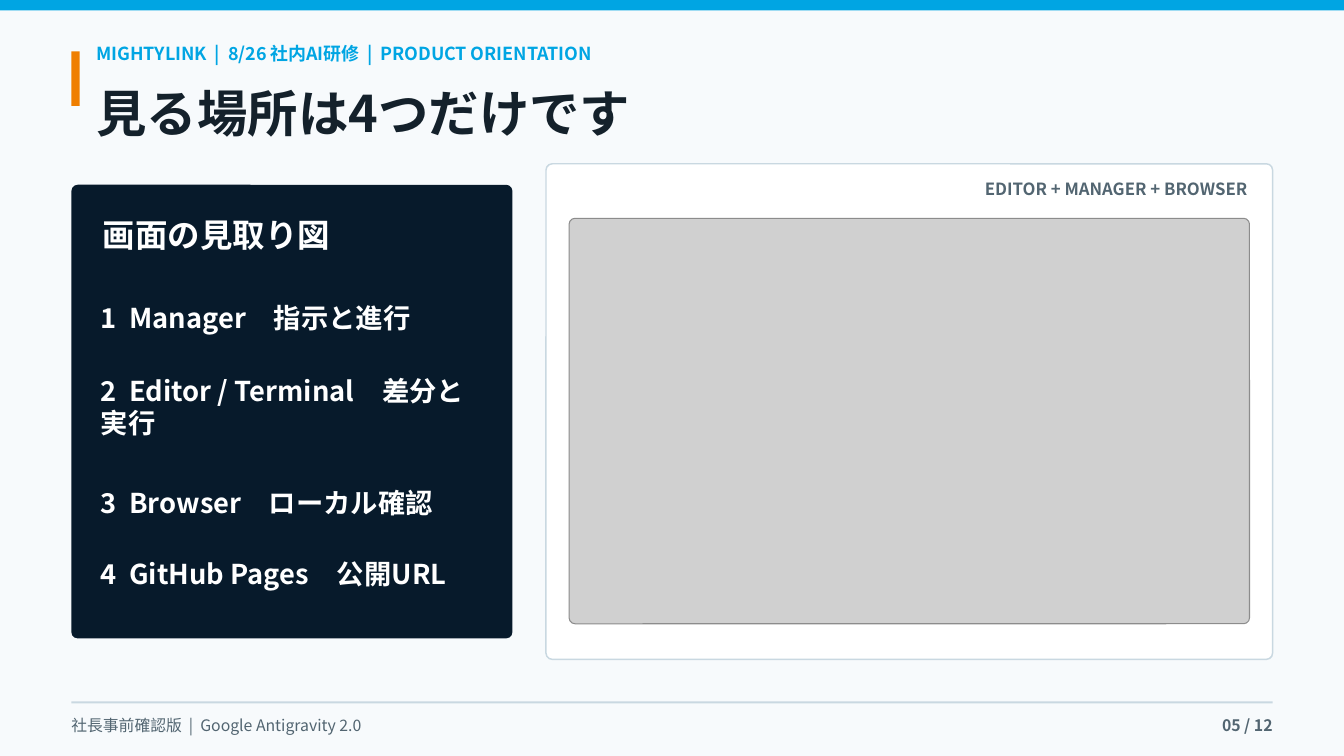
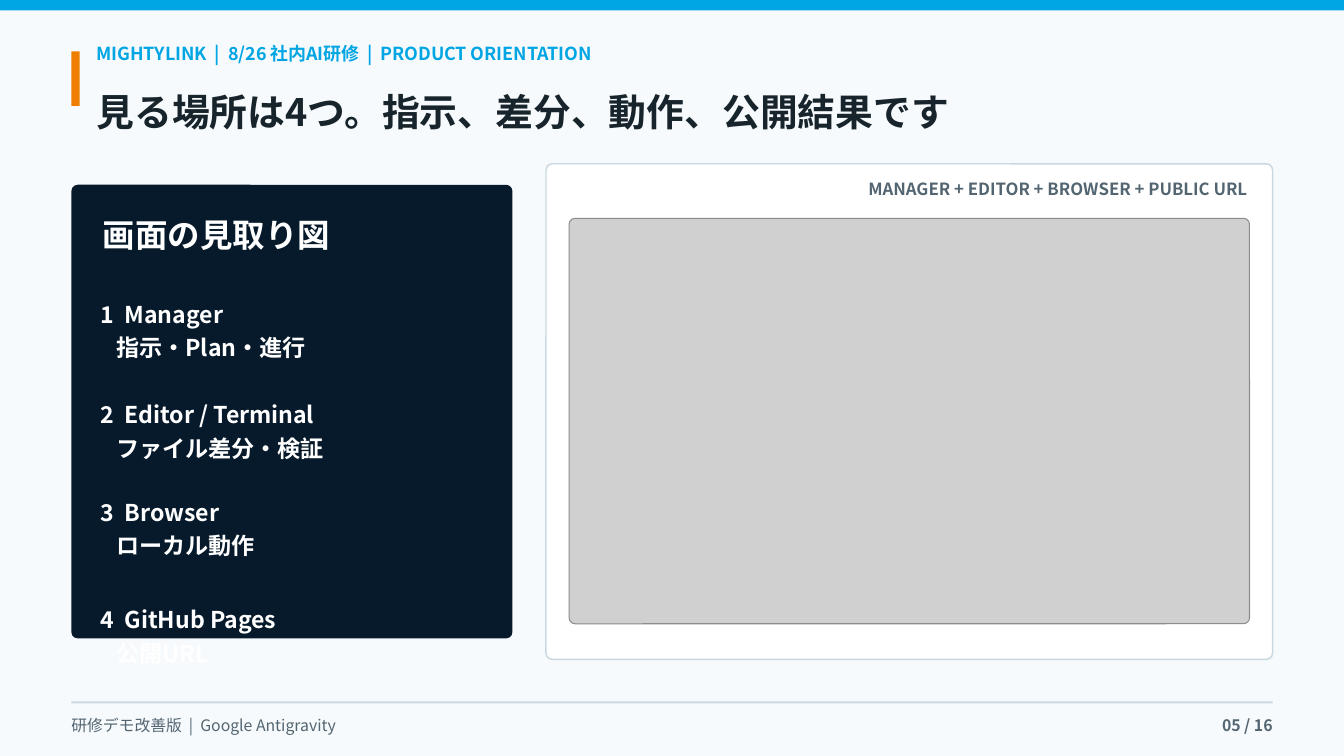
Before and after one commit to kanta13jp1/mighty-link-ai-connect, a slide deck: slide 5 of exports/mighty_skill_bridge_antigravity_user_guide_2026.pptx. Drawn at 1344x756 pixels with LibreOffice and Linux fonts; fonts in the diff are those of the drawing; grey boxes stand for pictures; background and template pictures are left out. Boxes give left, top, right and bottom in pixels: in the first picture for what was removed or moved away, otherwise in the second. Text is boxed around its words. In the diff, an @@ line names an element or a change of style, - is before the commit and + after.

Commit message:
feat: expand Antigravity workshop with skills workflow

```diff
--- a/exports/mighty_skill_bridge_antigravity_user_guide_2026.pptx
+++ b/exports/mighty_skill_bridge_antigravity_user_guide_2026.pptx
@@ text at box(97, 94, 949, 130): text changed; size 36 to 27 pt; text colour #14212B to #17242B @@
-見る場所は4つだけです
+見る場所は4つ。指示、差分、動作、公開結果です
@@ text in rounded rectangle at box(868, 182, 1248, 195): text changed @@
-EDITOR + MANAGER + BROWSER
+MANAGER + EDITOR + BROWSER + PUBLIC URL
@@ text at box(101, 306, 323, 669): text changed; size 19.5 to 16.5 pt @@
-1 Manager 指示と進行
-2 Editor / Terminal 差分と実行
-3 Browser ローカル確認
-4 GitHub Pages 公開URL
+1 Manager
+指示・Plan・進行
+2 Editor / Terminal
+ファイル差分・検証
+3 Browser
+ローカル動作
+4 GitHub Pages
+公開URL
@@ text at box(71, 717, 336, 735): text changed @@
-社長事前確認版 | Google Antigravity 2.0
+研修デモ改善版 | Google Antigravity
@@ text at box(1222, 719, 1273, 731): text changed @@
-05 / 12
+05 / 16
```
Also in this commit, not shown: 9 other slides changed, 6 slides added, 2 slides removed, 23 other files.
